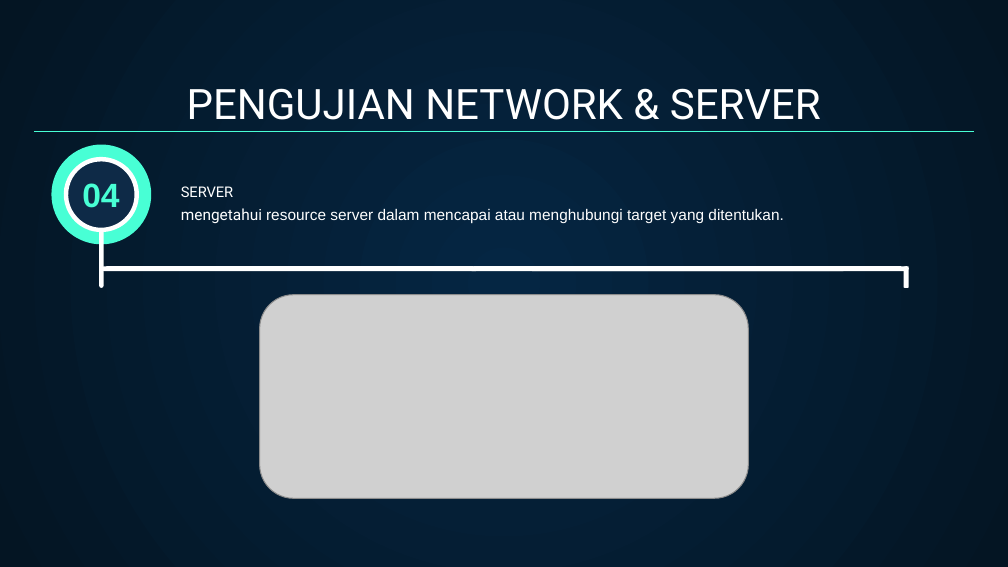
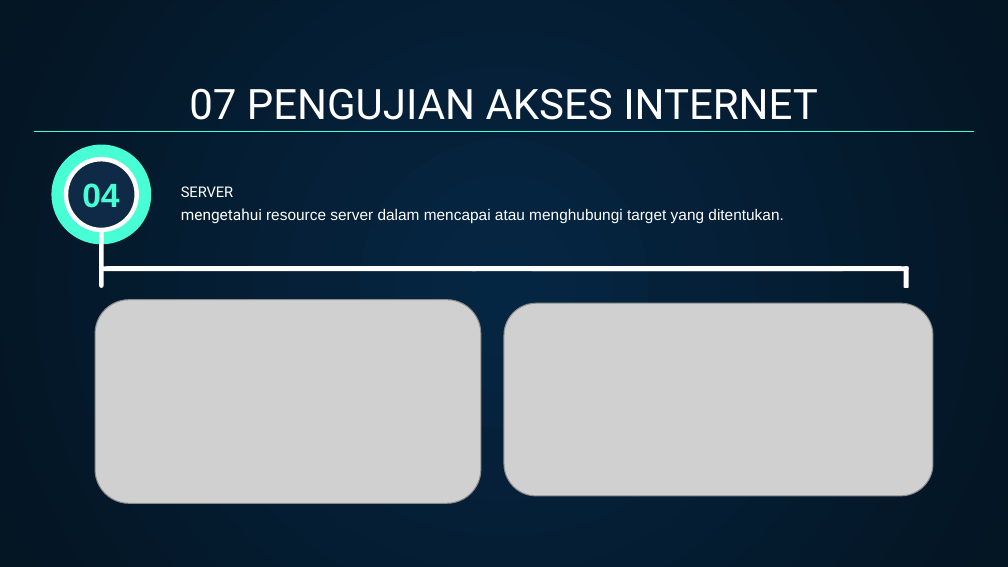
Before and after one commit to admin708/dokumen, a slide deck: slide 15 of ppt ith.pptx (slide 9 before the commit). Drawn at 1008x567 pixels with LibreOffice and Linux fonts; fonts in the diff are those of the drawing; grey boxes stand for pictures. Boxes give left, top, right and bottom in pixels: in the first picture for what was removed or moved away, otherwise in the second. Text is boxed around its words. In the diff, an @@ line names an element or a change of style, - is before the commit and + after.

```diff
--- a/ppt ith.pptx
+++ b/ppt ith.pptx
@@ title at (189,88,818,120): text changed @@
-PENGUJIAN NETWORK & SERVER
+07 PENGUJIAN AKSES INTERNET
@@ picture: place and size @@
-picture at (260,294,749,498)
+picture at (95,299,481,503)
@@ picture added at (504,303,933,496) @@
```
Also in this commit, not shown: 6 other slides changed, 3 slides added, 1 other file.
